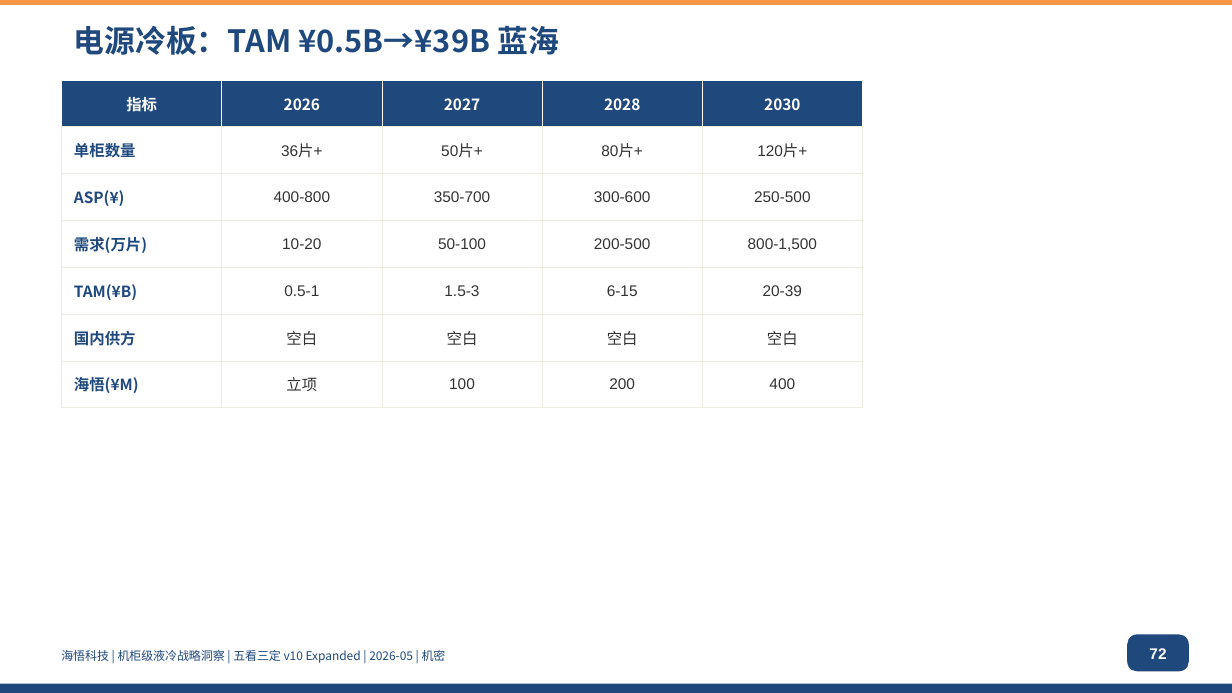
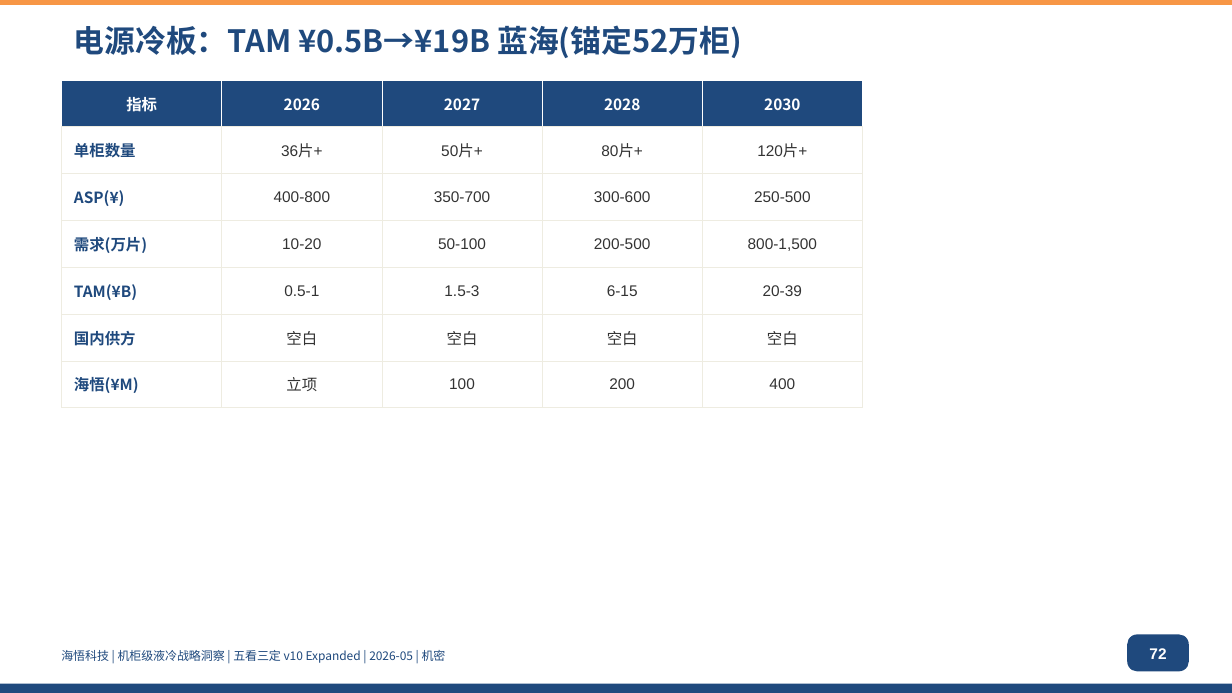
Before and after one commit to marshall9900/liquid-cooling-ecosystem, a slide deck: slide 72 of analysis/liquid-cooling/ppt/海悟液冷五看三定-Expanded-R4-updated-20260510.pptx. Drawn at 1232x693 pixels with LibreOffice and Linux fonts; fonts in the diff are those of the drawing. Boxes give left, top, right and bottom in pixels: in the first picture for what was removed or moved away, otherwise in the second. Text is boxed around its words. In the diff, an @@ line names an element or a change of style, - is before the commit and + after.

Commit message:
fix: 液冷机柜数据口径修正 — 基础从全量→智算AIDC锚定
根因: s005将液冷占比(30-70%)应用于全中国1,085万架在架机柜
→ 推得325万液冷机柜 与运营商实际~10万架严重不符

修复:
- s005: 液冷机柜=智算负载÷单柜功率×液冷渗透率
  2024A~7万→2030E~52万(锚定运营商+OTT+区域智算三源)
- s007: 移除"占比15%→70%"和TAM ¥39B→¥250B误导表述
- s072: 电源冷板TAM ¥39B→¥19B(52万柜×120片×¥300)
- s075: Manifold出货80K→600K套(锚定52万柜)
- v10 slide-08: 液冷机柜口径同步修正
- 新增显式推导过程+源注释→铁律⑪推算公式透明化

```diff
--- a/analysis/liquid-cooling/ppt/海悟液冷五看三定-Expanded-R4-updated-20260510.pptx
+++ b/analysis/liquid-cooling/ppt/海悟液冷五看三定-Expanded-R4-updated-20260510.pptx
@@ text at [74, 25, 741, 58]: text changed @@
-电源冷板：TAM ¥0.5B→¥39B 蓝海
+电源冷板：TAM ¥0.5B→¥19B 蓝海(锚定52万柜)
```
Also in this commit, not shown: 5 other slides changed, 7 other files.
